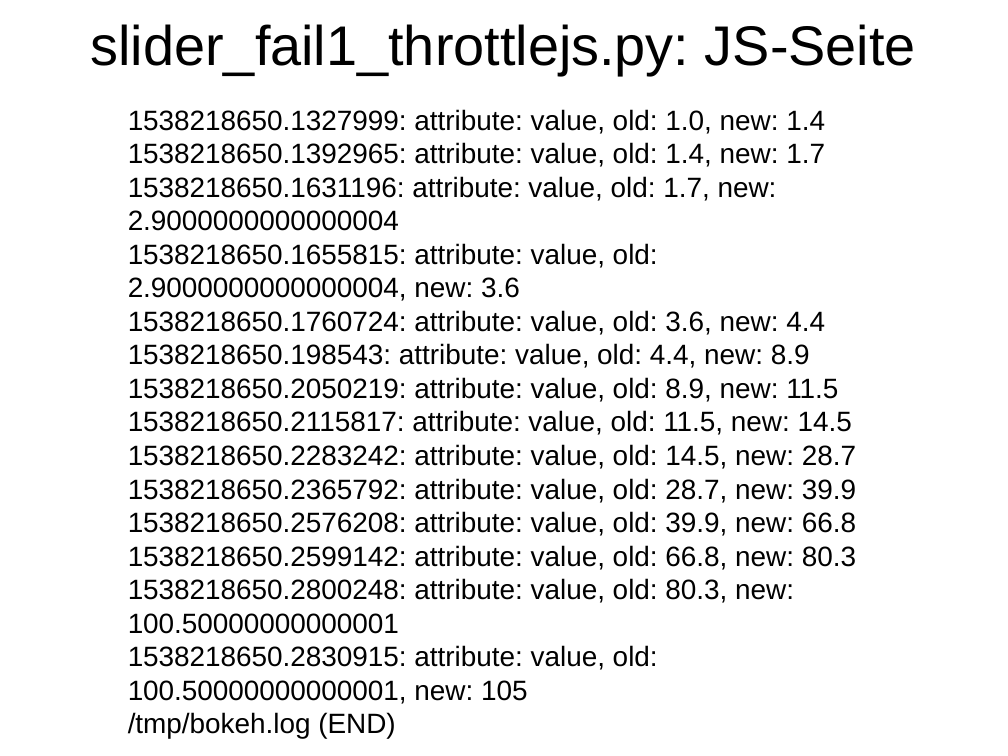
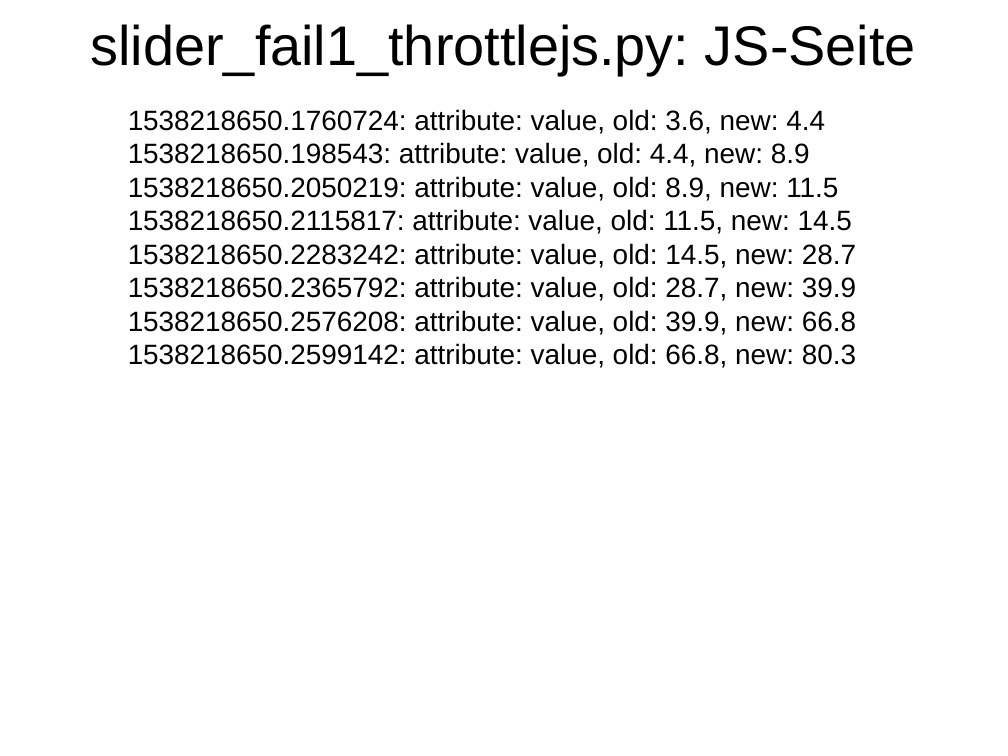
Before and after one commit to Inqbus/python_summit, a slide deck: slide 51 of vortrag/bokeh_sandra.odp (slide 54 before the commit). Drawn at 1008x756 pixels with LibreOffice and Linux fonts; fonts in the diff are those of the drawing. Boxes give left, top, right and bottom in pixels: in the first picture for what was removed or moved away, otherwise in the second. Text is boxed around its words. In the diff, an @@ line names an element or a change of style, - is before the commit and + after.

```diff
--- a/vortrag/bokeh_sandra.odp
+++ b/vortrag/bokeh_sandra.odp
@@ text at [128, 109, 825, 301]: paragraphs removed @@
-1538218650.1327999: attribute: value, old: 1.0, new: 1.4
-1538218650.1392965: attribute: value, old: 1.4, new: 1.7
-1538218650.1631196: attribute: value, old: 1.7, new: 2.9000000000000004
-1538218650.1655815: attribute: value, old: 2.9000000000000004, new: 3.6
@@ text at [128, 578, 794, 738]: paragraphs removed @@
-1538218650.2800248: attribute: value, old: 80.3, new: 100.50000000000001
-1538218650.2830915: attribute: value, old: 100.50000000000001, new: 105
-/tmp/bokeh.log (END)
```
Also in this commit, not shown: 6 other slides changed.
